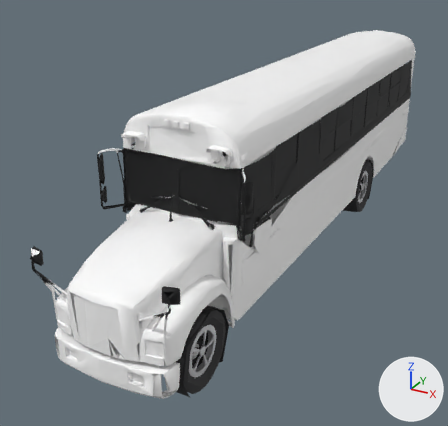
The glTF model Assets/Art/Models/Cars/V2/LOD1/school-bus.glb, before and after one commit.
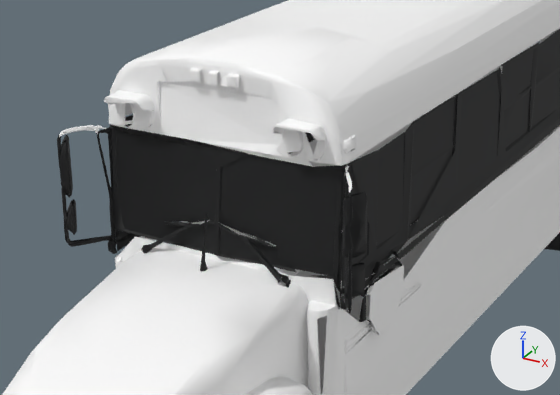
The first picture shows the older version from a 50 mm lens placed at (4.51, -10.83, 5.7), pointed at (-0.9, -1.0, 0.79). The close-ups show the older and then the newer version on the part from 15% to 78% of the width and 20% to 67% of the height of that picture. Only the edits that show in the close-ups are written down. Arrows for +X, +Y and +Z are at lower right; the lights stay in place. Where no turn or scale is listed for an object, it has been applied to the vertices. Vertices at exactly the same position are counted once.

The first close-up shows 'body', 'glass'.
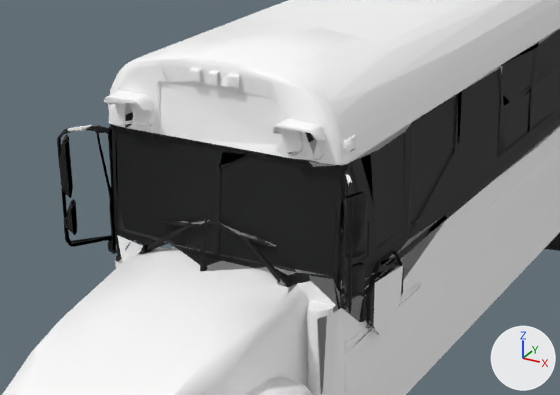
Changed parts and their boxes [x1, y1, x2, y2] in the close-ups (560 x 395 px; the box of a moved part takes in the faces that stretch with it):
part 1 of me_body, moved or reshaped: before [57, 121, 375, 388]; after [59, 113, 403, 395]
part 2 of me_body, recoloured: [89, 112, 404, 329] in both
part 3 of me_body, recoloured: before [110, 124, 352, 190]; after [66, 124, 338, 166]
part 4 of me_glass, built on: before [64, 187, 72, 198]; after [59, 115, 367, 306]

The change, as a diff of the scene's bpy script:
```diff
--- a/Assets/Art/Models/Cars/V2/LOD1/school-bus.glb.py
+++ b/Assets/Art/Models/Cars/V2/LOD1/school-bus.glb.py
@@ me_body @@
 # used by ob_body; location = (0.0, 0.0, 0.0)
-me_body.from_pydata(...)  # 3992 vertices, 6208 faces; spans x -1.2..1.19, y -5.9..5.9, z 0.04..3.56
+me_body.from_pydata(...)  # 3981 vertices, 6141 faces; spans x -1.2..1.19, y -5.9..5.9, z 0.04..3.56
+# me_body part 1: 3 vertices moved from x -0.56..0.75, y -4.11..-4.08, z 1.13..2.06 to x -0.56..0.75, y -4.18..-4.11, z 1.31..2.06; 45 vertices removed from x -1.19..1.18, y -4.23..-3.05, z 1.59..2.97; 30 vertices added at x -1.19..1.19, y -4.22..-3.02, z 1.6..2.96
+# me_body part 2: 123 faces spanning x -1.06..1.17, y -5.82..5.88, z 1.56..3.21 switch from mat_paint (white #ffffff) to mat_glass (black #090b0d)
+# me_body part 3: 31 faces spanning x -1.17..1.17, y -5.81..5.88, z 1.6..2.96 switch from mat_trim (white #ffffff) to mat_glass (black #090b0d)
+# other edits to the shape of me_body do not show in these pictures
 me_body.materials.append(mat_marking)
@@ me_glass @@
 # used by ob_glass; location = (0.0, 0.0, 0.0)
-me_glass.from_pydata(...)  # 1682 vertices, 2779 faces; spans x -1.25..1.25, y -5.87..5.88, z 1.64..2.95
+me_glass.from_pydata(...)  # 1850 vertices, 3095 faces; spans x -1.25..1.25, y -5.87..5.88, z 1.63..2.95
+# me_glass part 4: 1 vertex removed from x -1.13, y -4.22, z 2.44; 103 vertices added at x -1.21..1.23, y -4.25..-3.85, z 1.94..2.94
+# other edits to the shape of me_glass do not show in these pictures
 me_glass.materials.append(mat_glass)
```
